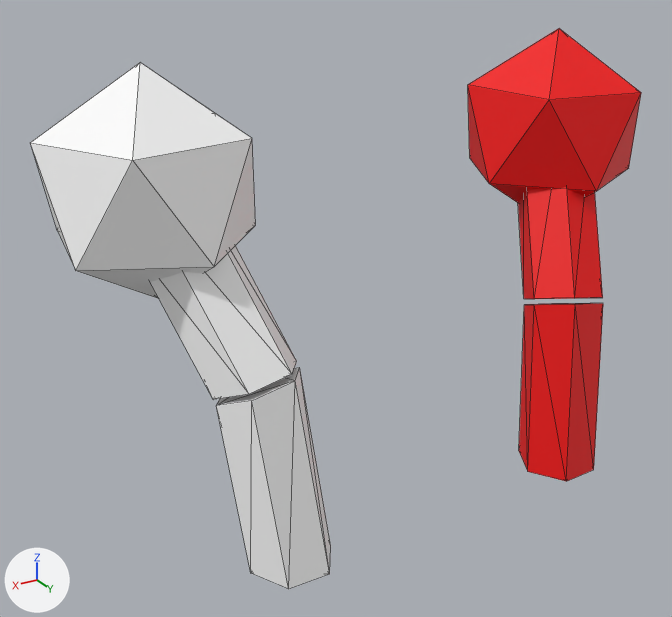
What one commit did to the glTF model addons/Cubiix_Assets/Mods/CoreAssets/Assets/Mesh/Base/Ears/Alien_Ears.gltf.
One viewpoint serves both versions: a 50 mm lens placed at (1.65, 1.5, 6.41), pointed at (0.18, -0.95, 5.19). The lights are fixed; the arrows at lower left show +X, +Y and +Z. Mesh edges are drawn as thin lines. Vertices at the same position are counted once.

Before the edit, the objects in view are built like this:
```python
mat_material = principled_material('Material')
mat_material.texture = img_color_palette
mat_material.roughness = 0.61
me_plane_017 = bpy.data.meshes.new('Plane.017')
me_plane_017.from_pydata(...)  # 72 vertices, 112 faces; spans x -1.08..1.08, y -1.32..-0.48, z 4.55..6.03
me_plane_017.materials.append(mat_material)  # picture img_color_palette
ob_alien_ears = bpy.data.objects.new('Alien_Ears', me_plane_017)
ob_alien_ears.location = (0.0, 0.0, 0.0)
```
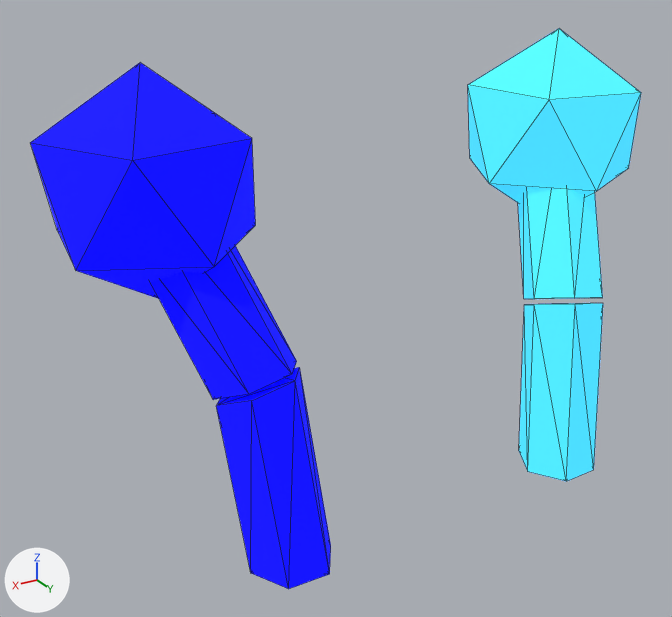
The change, as a list of edits to the scene's bpy script:
```text
Add img_shader_teststrip:
    img_shader_teststrip = load_image('Shader_TestStrip', 'Shader_TestStrip.png', 18, 2, 'sRGB')
Change mat_material:
    where n0 = _N.new('ShaderNodeBsdfPrincipled'); n0.name = 'Principled BSDF'
    n0.inputs[2].default_value: 0.61 -> 1.0  # 'Roughness'
    add n0.inputs[28].default_value = 1.0  # 'Emission Strength'
    where n2 = _N.new('ShaderNodeTexImage'); n2.name = 'Image Texture'
    n2.image: img_color_palette -> img_shader_teststrip
    add n3 = _N.new('ShaderNodeTexImage'); n3.name = 'Image Texture.001'
    add n3.image = img_shader_teststrip
    add n3.interpolation = 'Closest'
    remove _L.new(n2.outputs[0], n0.inputs[0])  # 'Color' to 'Base Color'
    add _L.new(n2.outputs[0], n0.inputs[27])  # 'Color' to 'Emission Color'
    add _L.new(n3.outputs[0], n0.inputs[0])  # 'Color' to 'Base Color'
Change me_plane_017:
    where me_plane_017.from_pydata(...)  # 72 vertices, 112 faces; spans x -1.08..1.08, y -1.32..-0.48, z 4.55..6.03
    used by ob_alien_ears; location = (0.0, 0.0, 0.0)
    me_plane_017 part 1: texture (UV) coordinates of 112 of 112 faces, centred in x -1.04..1.04, y -1.28..-0.51, z 4.55..5.9, changed; they spanned u 0.25..0.75, v 0.74..0.74 and now span u 0.03..0.09, v 0.76..0.78
```

Pixel boxes [x1, y1, x2, y2] of what changed, in the pictures (672 x 617 px):
'Alien_Ears', surface changed
    both: [30, 28, 641, 589]
